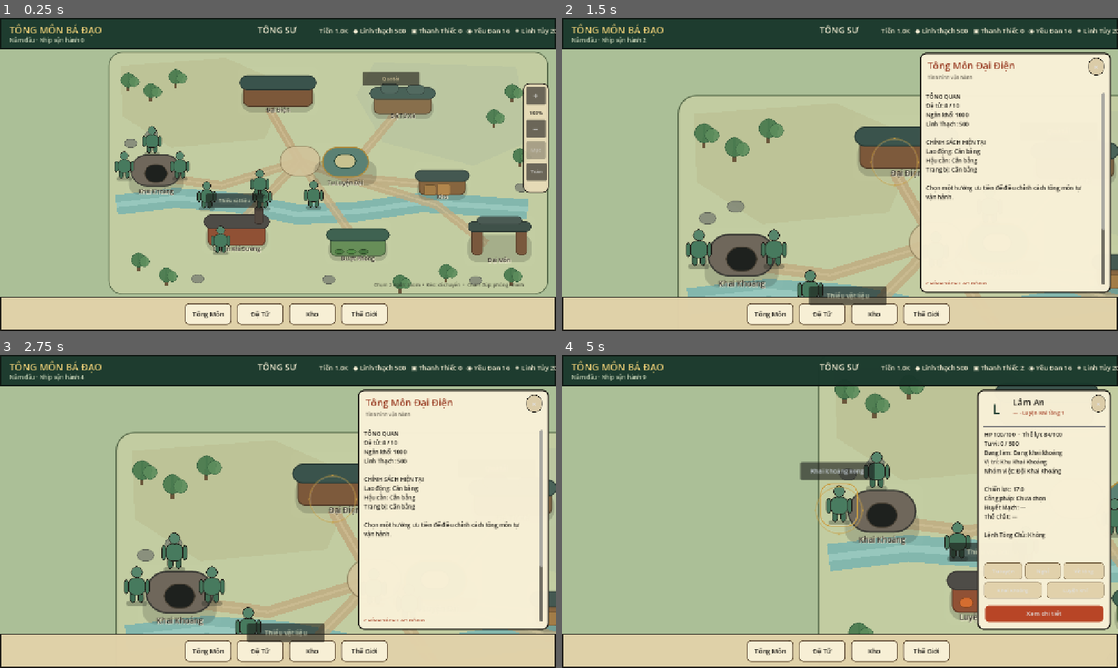
Above: before the commit, frames 1-4 (two rows, left to right).
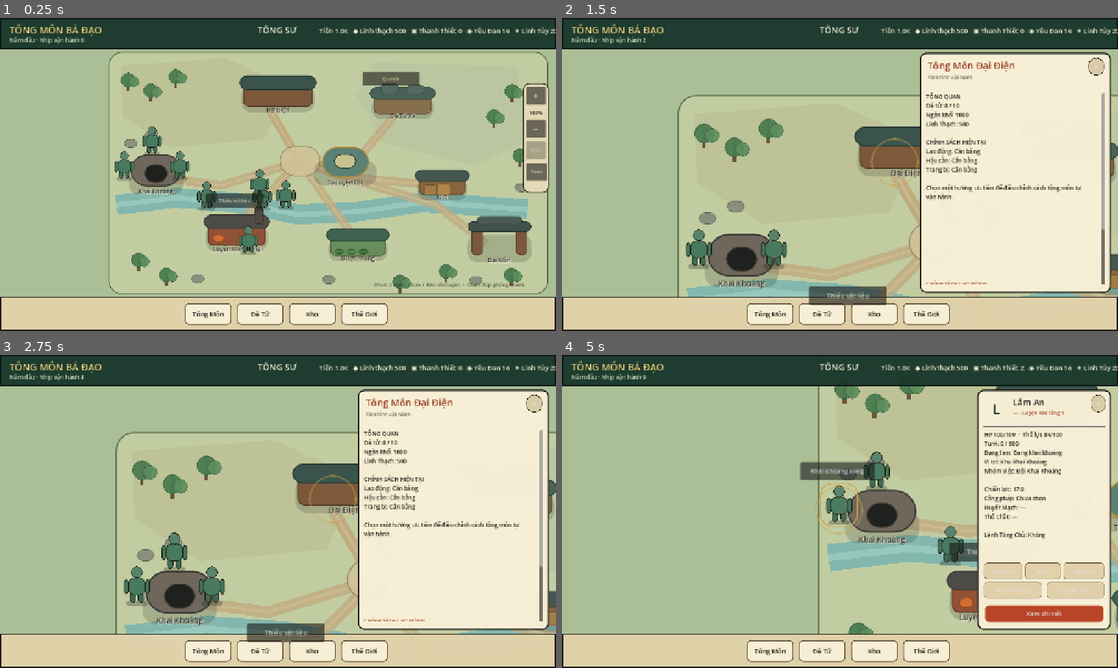
Above: after the commit, the same moments.

Repository: vuanhtuan161094-byte/TongMonBaDao
Game: Godot game, scene res://scenes/p3/p3_2_landscape_sect.tscn
Same seed, same stepped clock (60 frames per second), same inputs: the game is played once before the commit and once after it.
Inputs (mouse positions are in pixels of both pictures, inside the frame that each line leads up to):
- Up to frame 1 (0.25 s): no input
- Up to frame 2 (1.5 s): click (840, 89) at 0.5 s; click (1073, 161) at 1.25 s
- Up to frame 3 (2.75 s): click (433, 586) at 2 s
- Up to frame 4 (5 s): click (739, 596) at 2.75 s; click (990, 583) at 3.5 s; click (840, 495) at 4.27 s

The runs differ from the first frame. In frame 1, 0.9% of the frame differs, in the area x 38-59%, y 51-76%; in frame 2, 0.3%; in frame 3, 0.3%; in frame 4, 0.5%.

Commit message:
feat(dv2-03): persist opt-in explicit XP action rules without changing legacy P3.7

Diff:
--- a/godot/src/simulation/state/sect_state.gd
+++ b/godot/src/simulation/state/sect_state.gd
@@ -84,6 +84,10 @@
 var guidance_recruitment_enabled: bool = false
 # DV2-01 explicit opt-in: do not modify P0-P3.7C1 births when false.
 var disciple_v2_birth_enabled: bool = false
+# DV2-03 optional actual-action training consumer; no XP rates or floor costs
+# are installed by default. Rules must be explicitly authored and enabled.
+var v2_training_enabled: bool = false
+var v2_training_rules: Dictionary = {}
 # DV2-02E opt-in region hunting difficulty choices, persistent exactly-once claims.
 var v2_pve_enabled: bool = false
 var v2_pve_selected_levels: Dictionary = {}
@@ -171,6 +175,9 @@
         data["guidance_recruitment_enabled"] = guidance_recruitment_enabled
     if disciple_v2_birth_enabled:
         data["disciple_v2_birth_enabled"] = true
+    if v2_training_enabled or not v2_training_rules.is_empty():
+        data["v2_training_enabled"] = v2_training_enabled
+        data["v2_training_rules"] = v2_training_rules.duplicate(true)
     if v2_pve_enabled or not v2_pve_selected_levels.is_empty() or not v2_pve_reward_claims.is_empty() or not v2_pve_active_runs.is_empty():
         data["v2_pve_enabled"] = v2_pve_enabled
         data["v2_pve_selected_levels"] = v2_pve_selected_levels.duplicate(true)
@@ -244,6 +251,10 @@
     state.foundation_points_enabled = bool(data.get("foundation_points_enabled", false))
     state.guidance_recruitment_enabled = bool(data.get("guidance_recruitment_enabled", false))
     state.disciple_v2_birth_enabled = bool(data.get("disciple_v2_birth_enabled", false))
+    state.v2_training_enabled = bool(data.get("v2_training_enabled", false))
+    var raw_v2_training = data.get("v2_training_rules", {})
+    if raw_v2_training is Dictionary:
+        state.v2_training_rules = raw_v2_training.duplicate(true)
     state.v2_pve_enabled = bool(data.get("v2_pve_enabled", false))
     var raw_levels = data.get("v2_pve_selected_levels", {})
     if raw_levels is Dictionary:
